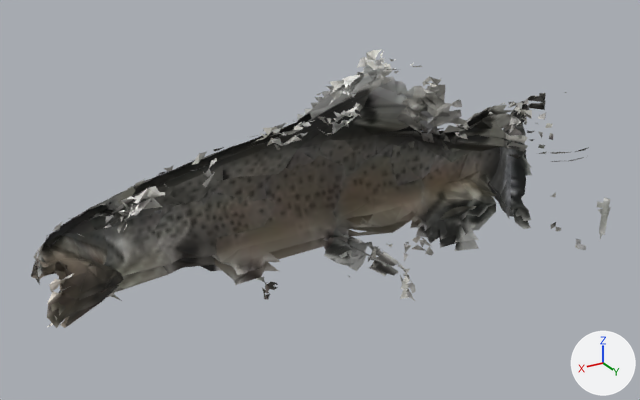
The glTF model docs/city/models/objects/imp-fresh-fish.glb: old version first, new version second.
Rendered twice from a 50 mm camera at (0.245, 0.379, 0.256) aimed at (0.015, -0.003, 0.065). Lighting does not change. The marker at lower right points along +X, +Y and +Z. The older version comes first. Where no turn or scale is listed for an object, it has been applied to the vertices.
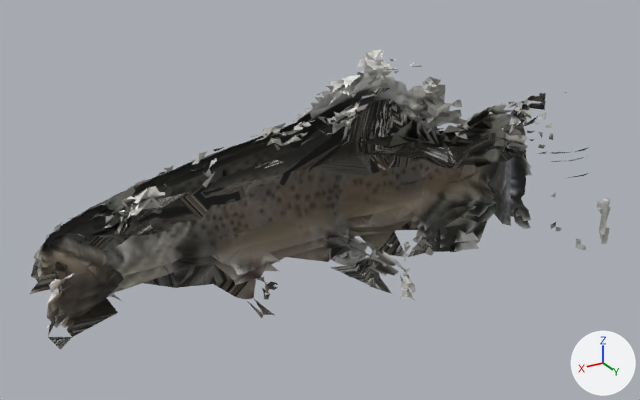
The change, as JSON lines over the scene's bpy script:
```json
{"op": "add", "block": "me_object_0_002", "code": ["me_object_0_002 = bpy.data.meshes.new('Object_0.002')", "me_object_0_002.from_pydata(...)  # 154 vertices, 183 faces; spans x -0.175..0.175, y -0.042..0.042, z -0.068..0.068", "me_object_0_002.materials.append(mat_material_0)  # picture img_image_0"]}
{"op": "add", "block": "ob_object_2_002", "code": ["ob_object_2_002 = bpy.data.objects.new('Object_2.002', me_object_0_002)", "ob_object_2_002.location = (0.0, 0.0, 0.068)"]}
```

Changed parts and their boxes [x1, y1, x2, y2] in the pictures (640 x 400 px):
```json
{"object": "Object_2.002", "change": "added", "after": [29, 88, 610, 350]}
```
